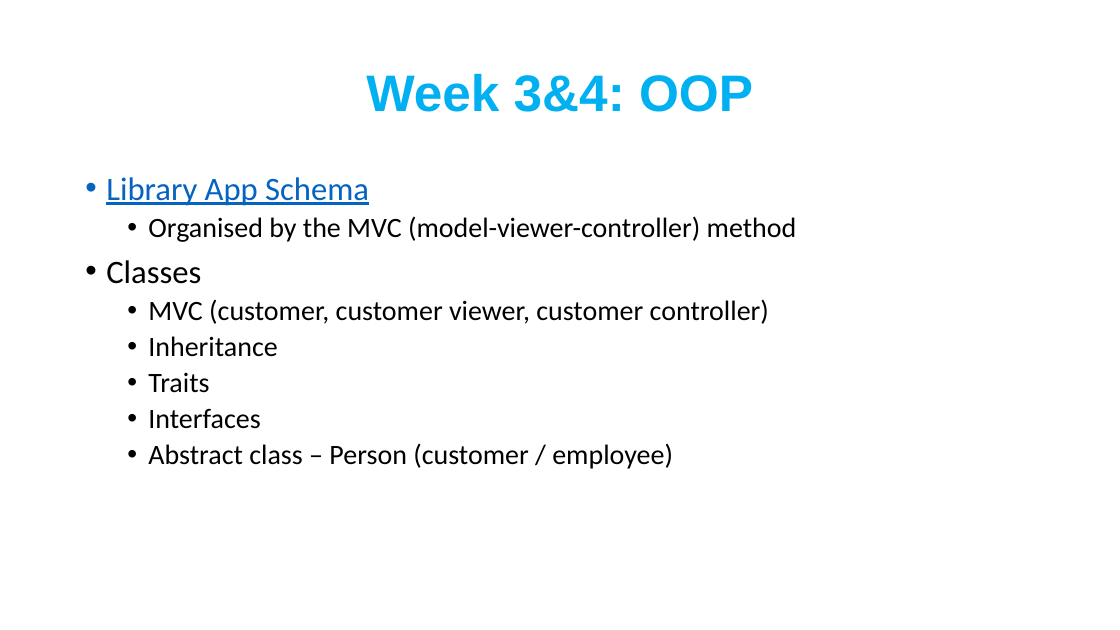
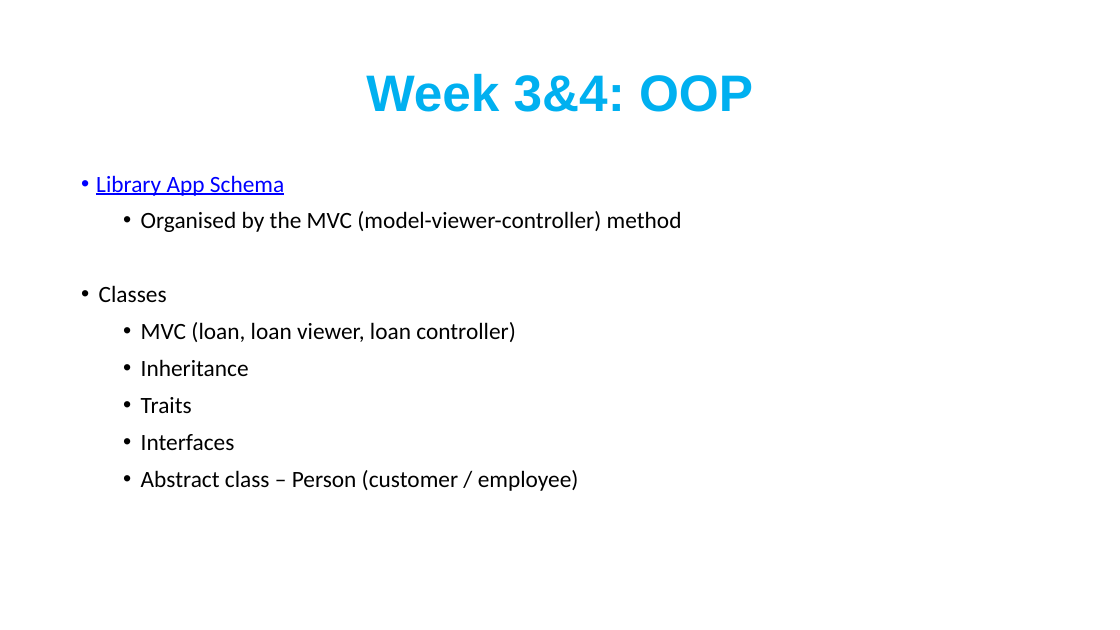
Before and after one commit to sarahrainbow/Bookworms, a slide deck: slide 4 of Docs/Bookworms Presentation.pptx. Drawn at 1120x630 pixels with LibreOffice and Linux fonts; fonts in the diff are those of the drawing. Boxes give left, top, right and bottom in pixels: in the first picture for what was removed or moved away, otherwise in the second. Text is boxed around its words. In the diff, an @@ line names an element or a change of style, - is before the commit and + after.

```diff
--- a/Docs/Bookworms Presentation.pptx
+++ b/Docs/Bookworms Presentation.pptx
@@ text at (x1=96, y1=175, x2=682, y2=491): size 28 to 20 pt in "Library App Schema", "Classes"; text colour #0563C1 to #0000FF in "Library App Schema"; size 24 to 20 pt in "Organised by the MVC (model-viewer-controller) method", "Inheritance", "Traits", "Interfaces" and 1 more places; indent changed; more space between paragraphs @@
@@ text at (x1=141, y1=322, x2=516, y2=342): text changed; size 24 to 20 pt @@
-  • MVC (customer, customer viewer, customer controller)
+  • MVC (loan, loan viewer, loan controller)
```
Also in this commit, not shown: 4 other slides changed, 1 slide added, 1 slide removed, 2 other files.
